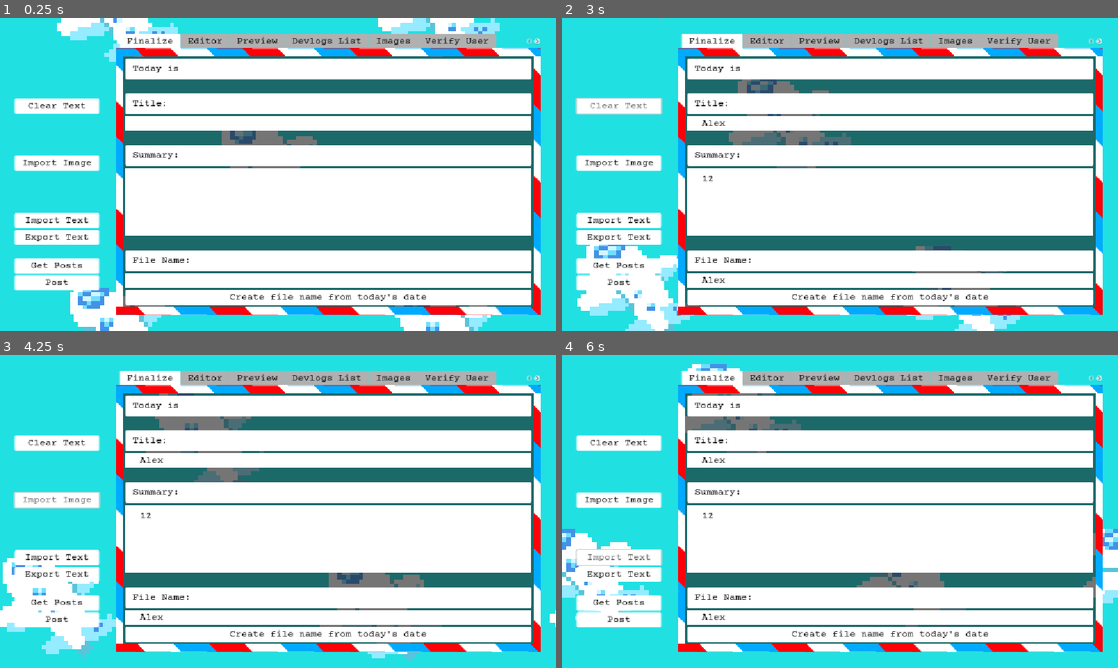
Above: before the commit, frames 1-4 (two rows, left to right).
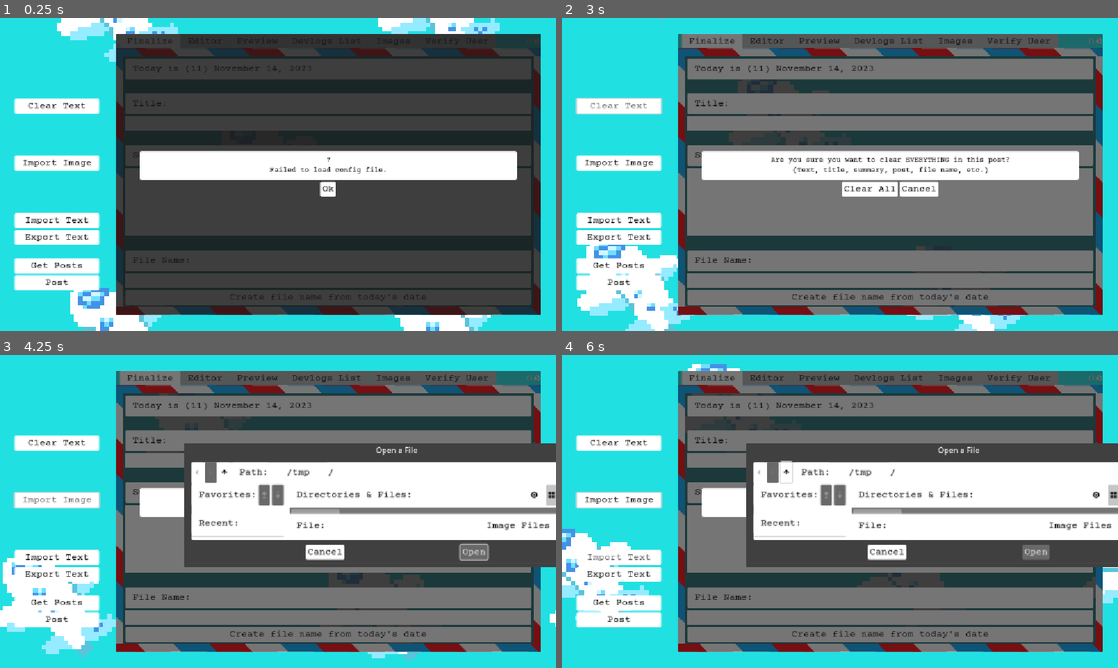
Above: after the commit, the same moments.

Repository: jennyton88/devlogs-maker
Game: Godot game, scene res://scenes/devlogs.tscn
Two runs of this game, one before a commit and one after it. Both use one fixed random seed, a clock stepped at 60 frames per second and the inputs below.
Inputs (mouse positions are in pixels of both pictures, inside the frame that each line leads up to):
- Up to frame 1 (0.25 s): no input
- Up to frame 2 (3 s): click (890, 124) at 0.52 s; type "Alex" at 0.6 s; click (890, 202) at 0.75 s; type "12" at 0.83 s; click (890, 280) at 0.98 s; type "Alex" at 1.07 s; click (890, 190) at 1.25 s, where only the run after the commit has a clickable "Ok"; click (890, 190) at 2 s, where only the run after the commit has a clickable "Ok"; click "Clear Text" at 2.75 s
- Up to frame 3 (4.25 s): click "Import Image" at 3.5 s
- Up to frame 4 (6 s): click (784, 473) at 4.27 s; click (784, 473) at 5.02 s; click "Import Text" at 5.75 s

The runs differ from the first frame. In frame 1, 63% of the frame differs, in the area x 20-98%, y 5-95%; in frame 2, 63%; in frame 3, 59%; in frame 4, 59%.
Error before the commit: Parse Error: Identifier "branch_ref" not declared in the current scope. (res://scripts/devlogs.gd:110)

Commit message:
include branch_ref var

Diff:
--- a/scripts/devlogs.gd
+++ b/scripts/devlogs.gd
@@ -24,6 +24,7 @@
 
 # Temporary Variables
 var creation_date = "";
+var branch_ref: String = "";
 
 # Called when the node enters the scene tree for the first time.
 func _ready():
